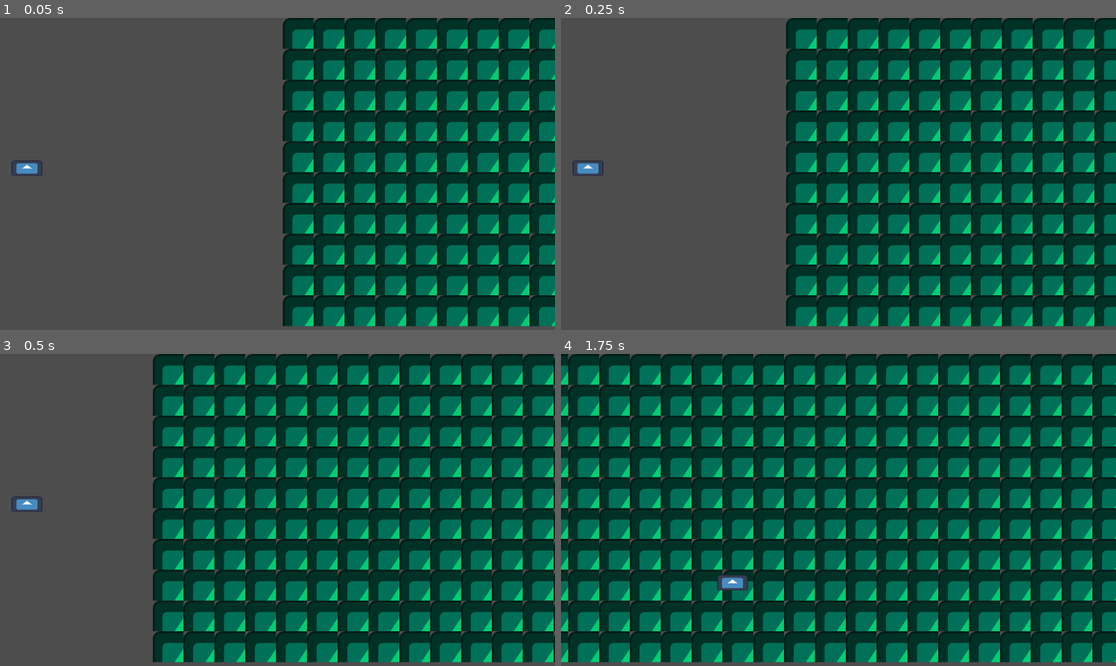
Above: before the commit, frames 1-4 (two rows, left to right).
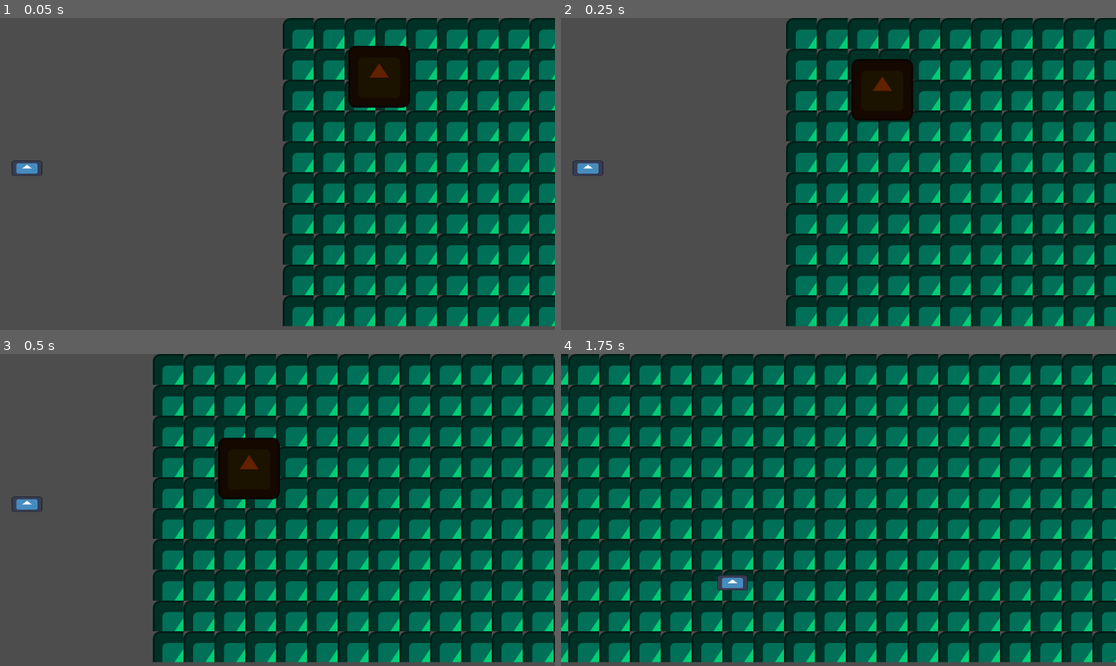
Above: after the commit, the same moments.

Repository: UHSGDC/alfred-the-dipping-bird
Game: Godot game, scene res://scenes/chicago/chicago_minigame.tscn
Same seed, same stepped clock (60 frames per second), same inputs: the game is played once before the commit and once after it. The engine's default icon, where the game draws it, is replaced by a stand-in: a white triangle on a blue panel in a dark square.
Inputs:
- Up to frame 1 (0.05 s): no input
- Up to frame 2 (0.25 s): no input
- Up to frame 3 (0.5 s): no input
- Up to frame 4 (1.75 s): tap Enter (minigame_tester_reinstance) at 0.5 s; hold D (right) 0.53-1.28 s; tap Space (interact) at 0.6 s; hold S (down) from 1.28 s (still down); tap Backspace (minigame_tester_end) at 1.35 s

The runs differ from the first frame. In frame 1, 2.1% of the frame differs, in the area x 62-74%, y 8-29%; in frame 2, 2.1%; in frame 3, 2.0%; in frame 4, nothing differs.

Commit message:
Added skyscrapers.

Diff:
--- a/scenes/chicago/chicago_minigame.tscn
+++ b/scenes/chicago/chicago_minigame.tscn
@@ -1,8 +1,9 @@
-[gd_scene load_steps=7 format=3 uid="uid://d05kqnx5bfvhh"]
+[gd_scene load_steps=8 format=3 uid="uid://d05kqnx5bfvhh"]
 
 [ext_resource type="Script" path="res://scripts/chicago/chicago_minigame.gd" id="1_aeqwi"]
 [ext_resource type="Script" path="res://scripts/chicago/player.gd" id="2_xgthb"]
 [ext_resource type="Texture2D" uid="uid://3ttwa7rolvit" path="res://icon.svg" id="3_kftn3"]
+[ext_resource type="PackedScene" uid="uid://c56o1esrlxcce" path="res://scenes/chicago/skyscraper.tscn" id="4_0tdps"]
 
 [sub_resource type="RectangleShape2D" id="RectangleShape2D_p78j3"]
 size = Vector2(64, 32)
@@ -39,7 +40,7 @@
 shape = SubResource("RectangleShape2D_p78j3")
 
 [node name="DebugBackground" type="TileMap" parent="."]
-z_index = -1
+z_index = -5
 tile_set = SubResource("TileSet_2yl6m")
 format = 2
 layer_0/tile_data = PackedInt32Array(4, 0, 0, 65540, 0, 0, 131076, 0, 0, 196612, 0, 0, 262148, 0, 0, 327684, 0, 0, 3932 …(14773 unchanged characters)…
@@ -47,6 +48,9 @@
 [node name="Birds" type="Node2D" parent="."]
 
 [node name="Skyscrapers" type="Node2D" parent="."]
+
+[node name="Skyscraper1" parent="Skyscrapers" instance=ExtResource("4_0tdps")]
+position = Vector2(392, 121)
 
 [node name="BirdDetechers" type="Node2D" parent="."]
 
--- /dev/null
+++ b/scenes/chicago/skyscraper.tscn
@@ -0,0 +1,24 @@
+[gd_scene load_steps=5 format=3 uid="uid://c56o1esrlxcce"]
+
+[ext_resource type="Script" path="res://scripts/chicago/skyscraper.gd" id="1_q2xih"]
+[ext_resource type="Texture2D" uid="uid://3ttwa7rolvit" path="res://icon.svg" id="2_tc2o7"]
+
+[sub_resource type="PhysicsMaterial" id="PhysicsMaterial_sbmu4"]
+bounce = 0.5
+
+[sub_resource type="RectangleShape2D" id="RectangleShape2D_y7cvp"]
+size = Vector2(128, 128)
+
+[node name="Skyscraper" type="RigidBody2D" groups=["skyscraper"]]
+collision_layer = 3
+mass = 0.5
+physics_material_override = SubResource("PhysicsMaterial_sbmu4")
+angular_damp = 0.1
+script = ExtResource("1_q2xih")
+
+[node name="Sprite2D" type="Sprite2D" parent="."]
+modulate = Color(0.384314, 0.129412, 0, 1)
+texture = ExtResource("2_tc2o7")
+
+[node name="CollisionShape2D" type="CollisionShape2D" parent="."]
+shape = SubResource("RectangleShape2D_y7cvp")
--- a/scripts/chicago/player.gd
+++ b/scripts/chicago/player.gd
@@ -73,11 +73,11 @@
 	position.y = clampf(position.y, top_left_bound.global_position.y, bot_right_bound.global_position.y)
 
 
-# Obstacle
+# Skyscraper
 func _on_body_entered(body: Node2D) -> void:
-	if !body.is_in_group("obstacle"):
+	if !body.is_in_group("skyscraper"):
 		return
 	if debug_mode:
-		print(name + " hit obstacle")
+		print(name + " hit skyscraper")
 	current_lives -= 1
 	body.queue_free()
--- /dev/null
+++ b/scripts/chicago/skyscraper.gd
@@ -0,0 +1,16 @@
+extends RigidBody2D
+
+@onready var sprite: Sprite2D = $Sprite2D
+@onready var collision_shape: CollisionShape2D = $CollisionShape2D
+@onready var inital_sprite_scale: Vector2 = sprite.scale
+@onready var inital_shape_size: Vector2 = collision_shape.shape.size
+
+func _ready() -> void:
+	# Makes sure that each obstacle has its own unique collision shape
+	collision_shape.shape = RectangleShape2D.new()
+	collision_shape.shape.size = inital_shape_size
+
+## Scales the obstacle's sprite and collision shape by the value given. A value of 1 will set the scale to the initial. This may need a more permanent solution to deal with other shapes besides rectangles
+func set_obstacle_scale(value: float) -> void:
+	sprite.scale = inital_sprite_scale * value
+	collision_shape.shape.size = inital_shape_size * value
